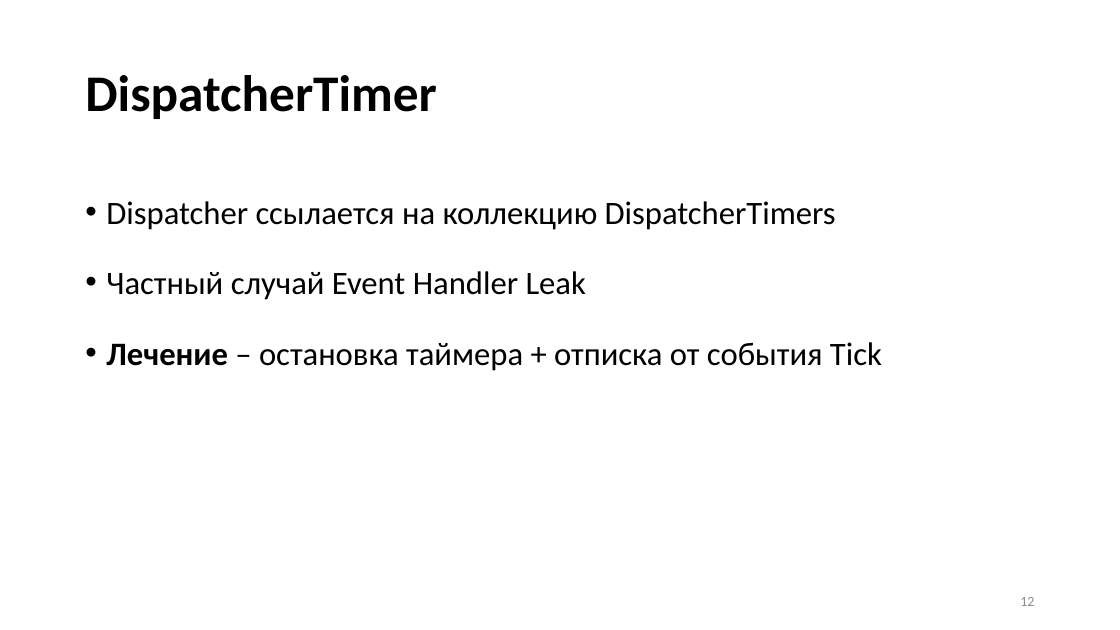
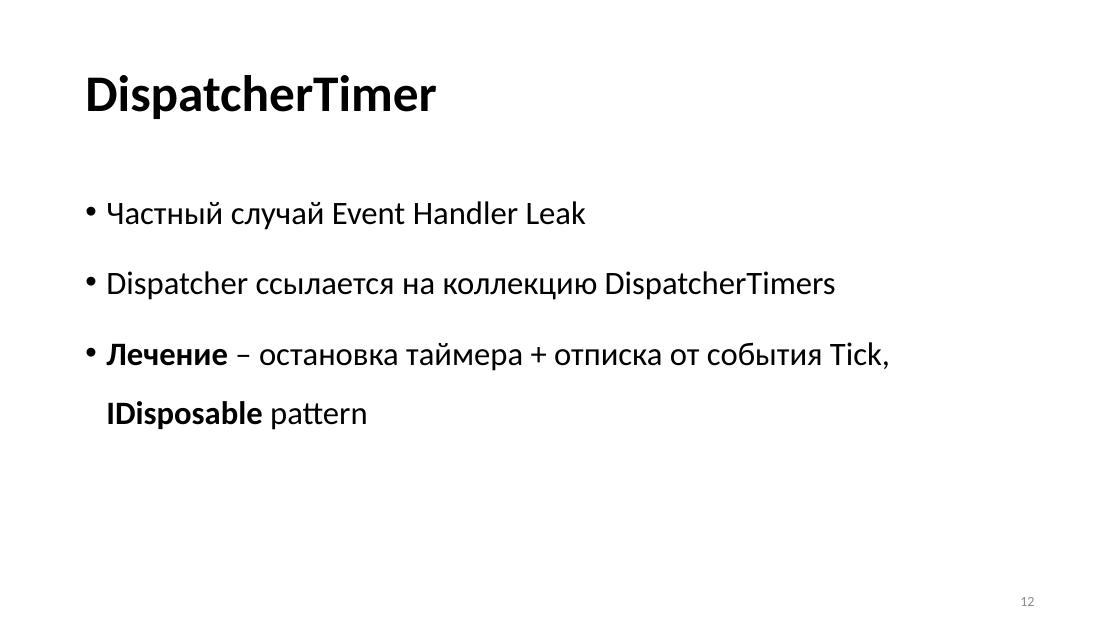
Before and after one commit to Talrandel/MemoryLeak, a slide deck: slide 12 of Утечки памяти.pptx. Drawn at 1120x630 pixels with LibreOffice and Linux fonts; fonts in the diff are those of the drawing. Boxes give left, top, right and bottom in pixels: in the first picture for what was removed or moved away, otherwise in the second. Text is boxed around its words. In the diff, an @@ line names an element or a change of style, - is before the commit and + after.

```diff
--- a/Утечки памяти.pptx
+++ b/Утечки памяти.pptx
@@ text at [106, 201, 586, 230]: paragraph added @@
+• Частный случай Event Handler Leak
@@ text at [106, 342, 890, 430]: text changed @@
-• Частный случай Event Handler Leak
-• Лечение – остановка таймера + отписка от события Tick
+• Лечение – остановка таймера + отписка от события Tick, IDisposable pattern
```
Also in this commit, not shown: 1 other slide changed.
